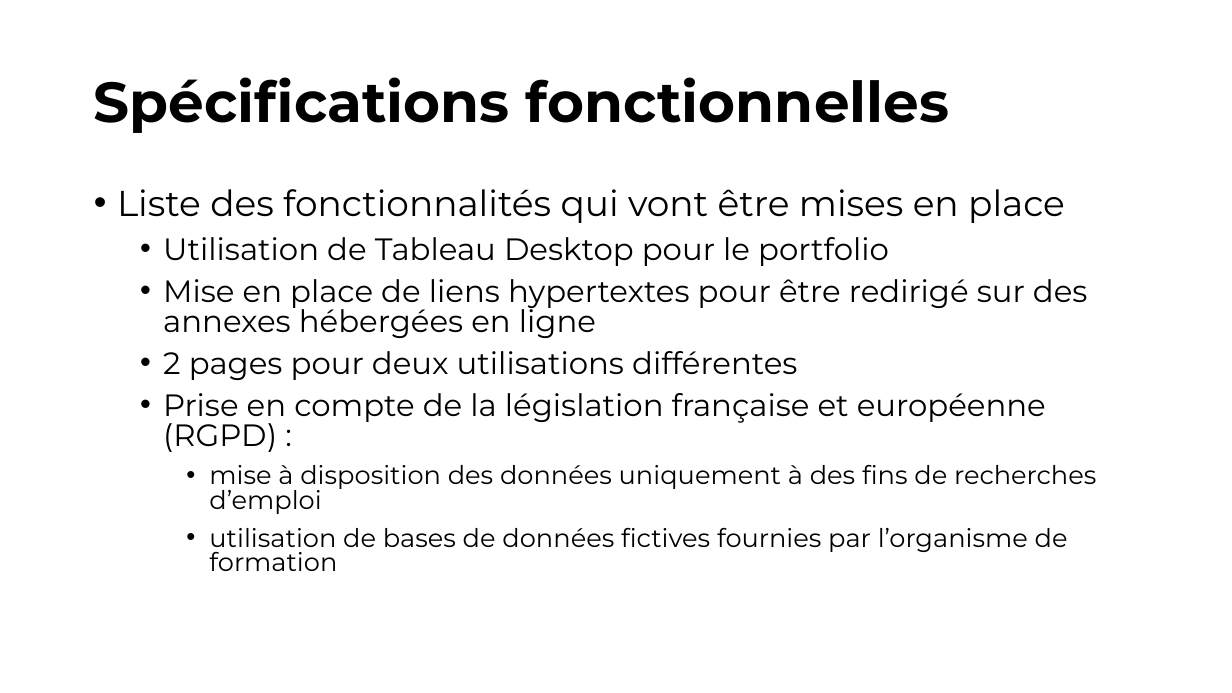
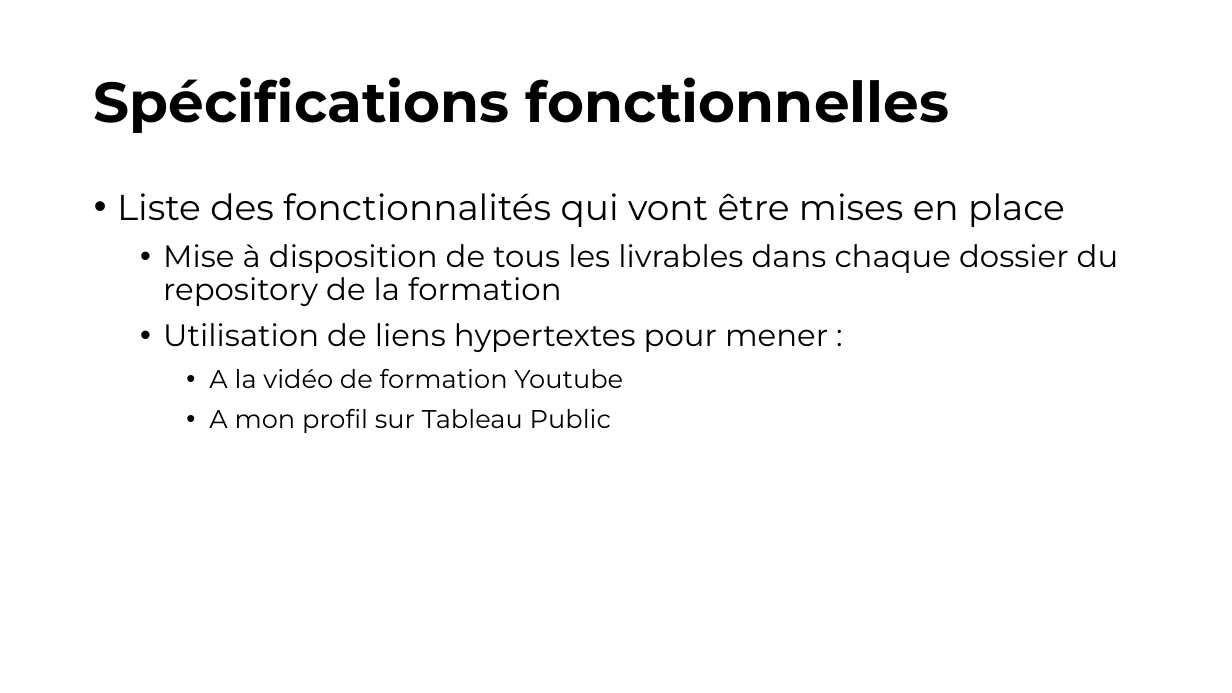
Before and after one commit to MarineM-git/Openclassrooms-BusinessIntelligenceAnalyst, a slide deck: slide 7 of Projet11/CahierDesCharges-fonctionnel.pptx. Drawn at 1232x693 pixels with LibreOffice and Linux fonts; fonts in the diff are those of the drawing. Boxes give left, top, right and bottom in pixels: in the first picture for what was removed or moved away, otherwise in the second. Text is boxed around its words. In the diff, an @@ line names an element or a change of style, - is before the commit and + after.

```diff
--- a/Projet11/CahierDesCharges-fonctionnel.pptx
+++ b/Projet11/CahierDesCharges-fonctionnel.pptx
@@ text at [117,193,1065,227]: line spacing 0.8 to 0.9 @@
@@ text at [163,244,1119,433]: text changed @@
-  • Utilisation de Tableau Desktop pour le portfolio
-  • Mise en place de liens hypertextes pour être redirigé sur des annexes hébergées en ligne
-  • 2 pages pour deux utilisations différentes
-  • Prise en compte de la législation française et européenne (RGPD) :
-    • mise à disposition des données uniquement à des fins de recherches d’emploi
-    • utilisation de bases de données fictives fournies par l’organisme de formation
+  • Mise à disposition de tous les livrables dans chaque dossier du repository de la formation
+  • Utilisation de liens hypertextes pour mener :
+    • A la vidéo de formation Youtube
+    • A mon profil sur Tableau Public
```
Also in this commit, not shown: 6 other slides changed.
